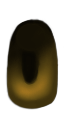
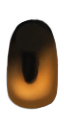
Before/after of a 64px x 128px layered artwork. What changed in the layer stack:
hid group "Shinobi Yellow" (3 layers) over (6, 19, 58, 109)
showed group "Red" (3 layers) over (6, 19, 58, 109)
